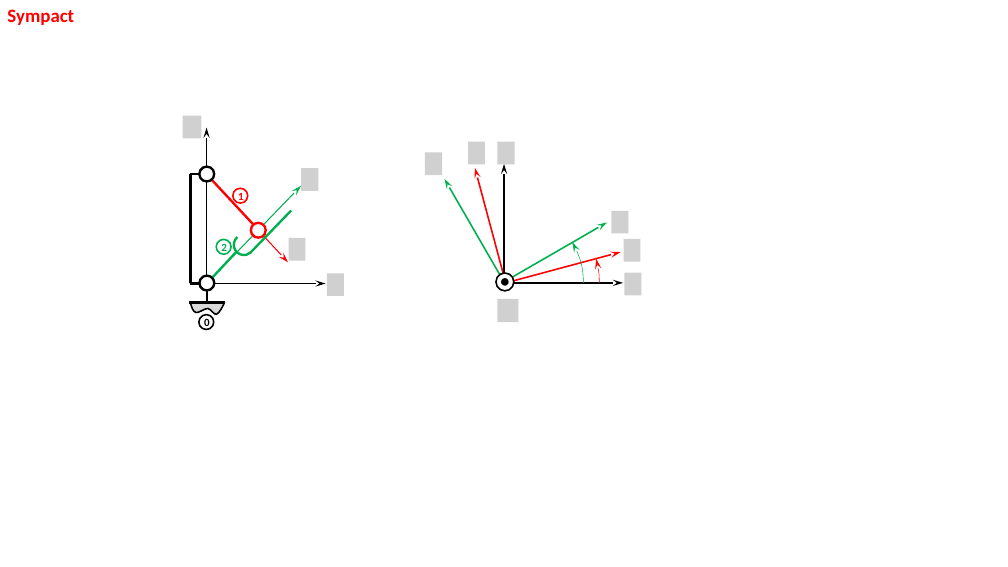
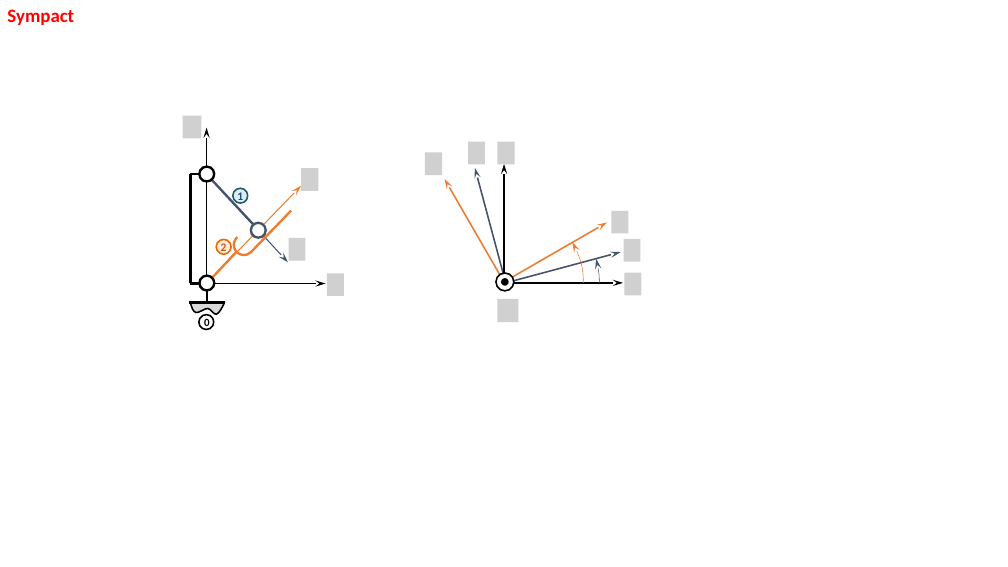
Before and after one commit to xpessoles/ExercicesCompetences, a slide deck: slide 55 of xx_Figures/Figures.pptx. Drawn at 1008x567 pixels with LibreOffice and Linux fonts; fonts in the diff are those of the drawing; grey boxes stand for pictures; background and template pictures are left out. Boxes give left, top, right and bottom in pixels: in the first picture for what was removed or moved away, otherwise in the second. Text is boxed around its words. In the diff, an @@ line names an element or a change of style, - is before the commit and + after.

```diff
--- a/xx_Figures/Figures.pptx
+++ b/xx_Figures/Figures.pptx
@@ arrow (202, 169) - (288, 262): stroke #FF0000 1 pt to #44546A 1 pt @@
@@ line (202, 169) - (264, 236): stroke #FF0000 2.25 pt to #44546A 2.25 pt @@
@@ arrow (504, 282) - (445, 179): stroke #00B050 1.5 pt to #ED7D31 1.5 pt @@
@@ arrow (506, 283) - (475, 168): stroke #FF0000 1.5 pt to #44546A 1.5 pt @@
@@ arrow (212, 278) - (301, 186): stroke #00B050 1 pt to #ED7D31 1 pt @@
@@ ellipse "1" at bbox=[233, 188, 248, 203]: size 10.5 to 11 pt, text colour #FF0000 to #1F497D; fill none to #DBEEF4; outline #FF0000 1.5 pt to #215968 1.5 pt @@
@@ arc (boxed as its full ellipse) at bbox=[409, 188, 600, 378]: outline #FF0000 0.5 pt to #44546A 0.5 pt @@
@@ arc (boxed as its full ellipse) at bbox=[423, 203, 583, 363]: outline #00B050 0.5 pt to #ED7D31 0.5 pt @@
@@ arc (boxed as its full ellipse) at bbox=[229, 230, 258, 259]: outline #00B050 2.25 pt to #ED7D31 2.25 pt @@
@@ line (250, 253) - (291, 211): stroke #00B050 2.25 pt to #ED7D31 2.25 pt @@
@@ ellipse at bbox=[251, 223, 266, 238]: outline #FF0000 2.25 pt to #44546A 2.25 pt @@
@@ arrow (504, 282) - (607, 222): stroke #00B050 1.5 pt to #ED7D31 1.5 pt @@
@@ line (212, 278) - (236, 253): stroke #00B050 2.25 pt to #ED7D31 2.25 pt @@
@@ ellipse "2" at bbox=[216, 240, 231, 255]: size 10.5 to 11 pt, text colour #00B050 to #C55A11; fill none to #FDEADA; outline #00B050 1.5 pt to #E46C0A 1.5 pt @@
@@ arrow (506, 283) - (621, 252): stroke #FF0000 1.5 pt to #44546A 1.5 pt @@
```
Also in this commit, not shown: 2 slides added.
